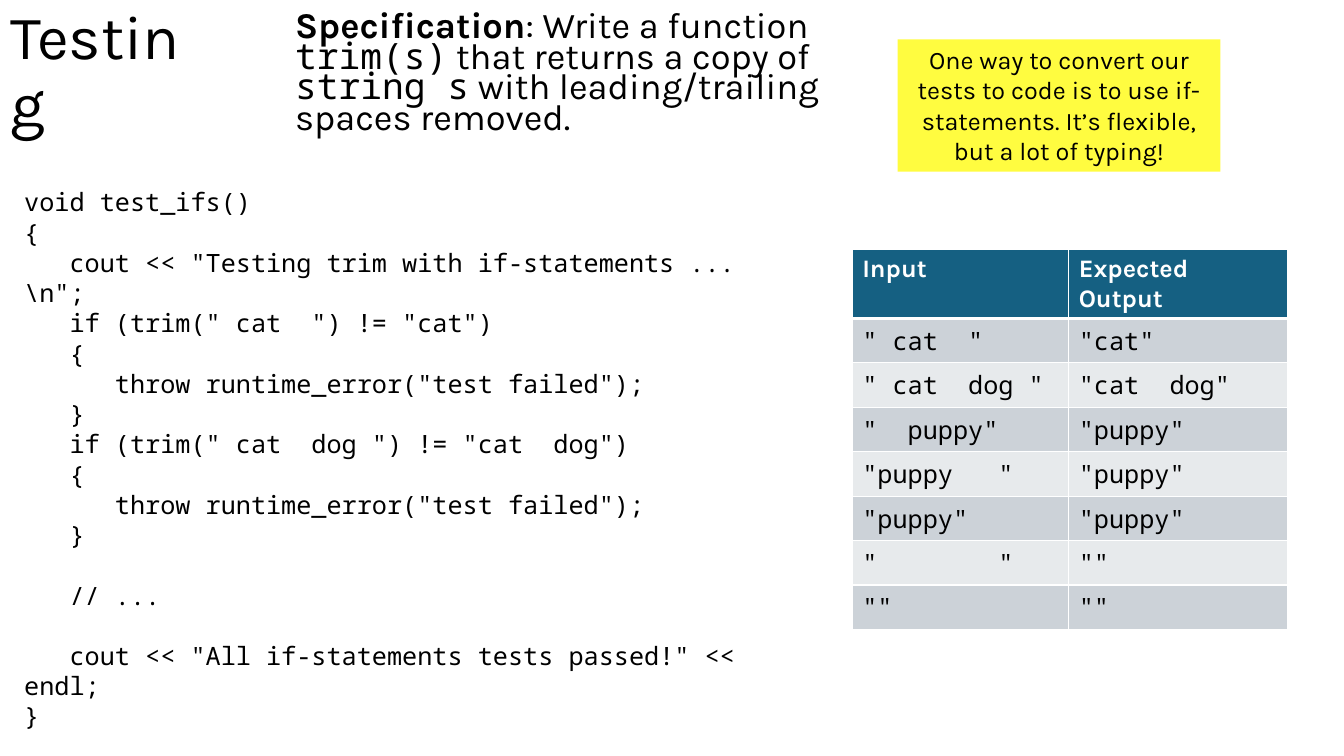
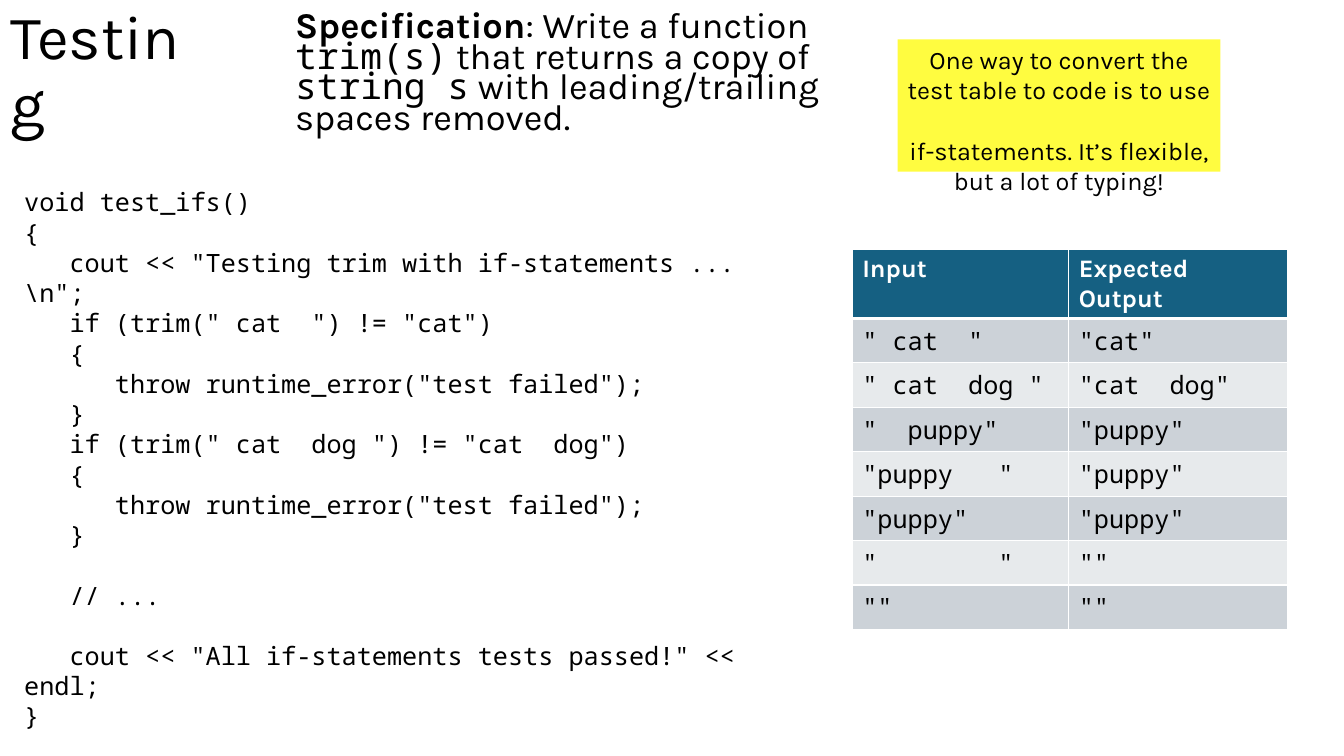
Before and after one commit to tjd1234/cmpt125spring2026, a slide deck: slide 51 of notes/week2/week2.pptx (slide 50 before the commit). Drawn at 1344x756 pixels with LibreOffice and Linux fonts; fonts in the diff are those of the drawing. Boxes give left, top, right and bottom in pixels: in the first picture for what was removed or moved away, otherwise in the second. Text is boxed around its words. In the diff, an @@ line names an element or a change of style, - is before the commit and + after.

```diff
--- a/notes/week2/week2.pptx
+++ b/notes/week2/week2.pptx
@@ text in rectangle at (x1=908, y1=51, x2=1210, y2=197): text changed @@
-One way to convert our tests to code is to use if-statements. It’s flexible, but a lot of typing!
+One way to convert the test table to code is to use
+if-statements. It’s flexible, but a lot of typing!
```
Also in this commit, not shown: 15 other slides changed, 2 slides added, 6 other files.
